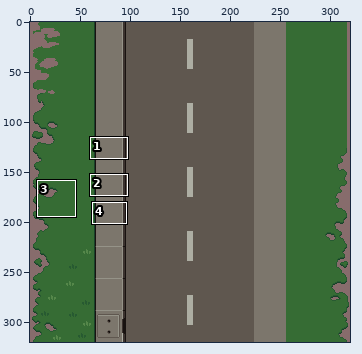
A pixel-art file gets an edit: assets/terra02.aseprite. The first picture is a wide view before the edit; the outline marks the close-up.
Close-up. Before the edit:
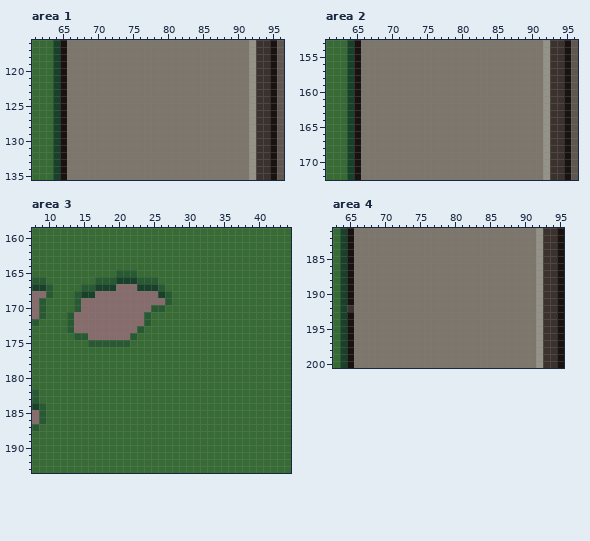
320x320 pixels, 1 frame. Shown: area 1: x 61..96, y 116..135; area 2: x 61..96, y 153..172; area 3: x 8..44, y 159..193; area 4: x 63..95, y 181..200. The commit also changed other parts of the picture, which this record leaves out.
New version:
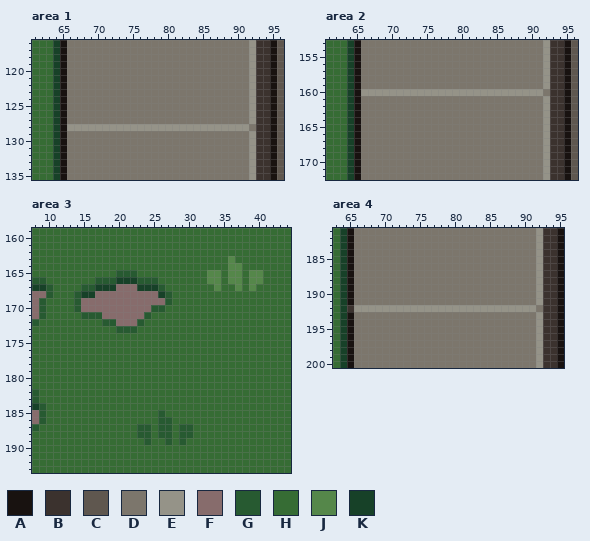
Palette (. is transparent): A #181210  B #3b322e  C #5f574f  D #7c766c  E #959388  F #876c6c  G #275a31  H #366c34  J #55874a  K #174128
Edits made:
Area 1, layer "Layer 1":
y 128: x 66..92 DDDDDDDDDDDDDDDDDDDDDDDDDDE -> EEEEEEEEEEEEEEEEEEEEEEEEEED
Area 2, layer "Layer 1":
y 160: x 66..92 DDDDDDDDDDDDDDDDDDDDDDDDDDE -> EEEEEEEEEEEEEEEEEEEEEEEEEED
Area 3, layer "Layer 1":
y 163: x 36 H -> J
y 164: x 36..37 HH -> JJ
y 165..166: x 33..34 HH -> JJ; x 36..37 HH -> JJ; x 39..40 HH -> JJ
y 167: x 34 H -> J; x 37 H -> J; x 39 H -> J
y 171: x 13..17 GFFFF -> HHGGG
y 172: x 13..19 GFFFFFF -> HHHHHGG; x 23..24 FG -> GH
y 173: x 13..23 GFFFFFFFFFG -> HHHHHHHGGGH
y 174: x 14..22 GGFFFFFFG -> HHHHHHHHH
y 175: x 16..21 GGGGGG -> HHHHHH
y 185: x 26 H -> G
y 186: x 26..27 HH -> GG
y 187..188: x 23..24 HH -> GG; x 26..27 HH -> GG; x 29..30 HH -> GG
y 189: x 24 H -> G; x 27 H -> G; x 29 H -> G
Area 4, layer "Layer 1":
y 192: x 66..92 DDDDDDDDDDDDDDDDDDDDDDDDDDE -> EEEEEEEEEEEEEEEEEEEEEEEEEED
Where, in picture pixels (left, top, right, bottom), the same in both close-ups:
changed: (67, 124, 256, 131)
changed: (361, 89, 550, 96)
changed: (207, 256, 263, 291)
changed: (67, 312, 151, 347)
changed: (137, 410, 193, 445)
changed: (354, 305, 543, 312)
